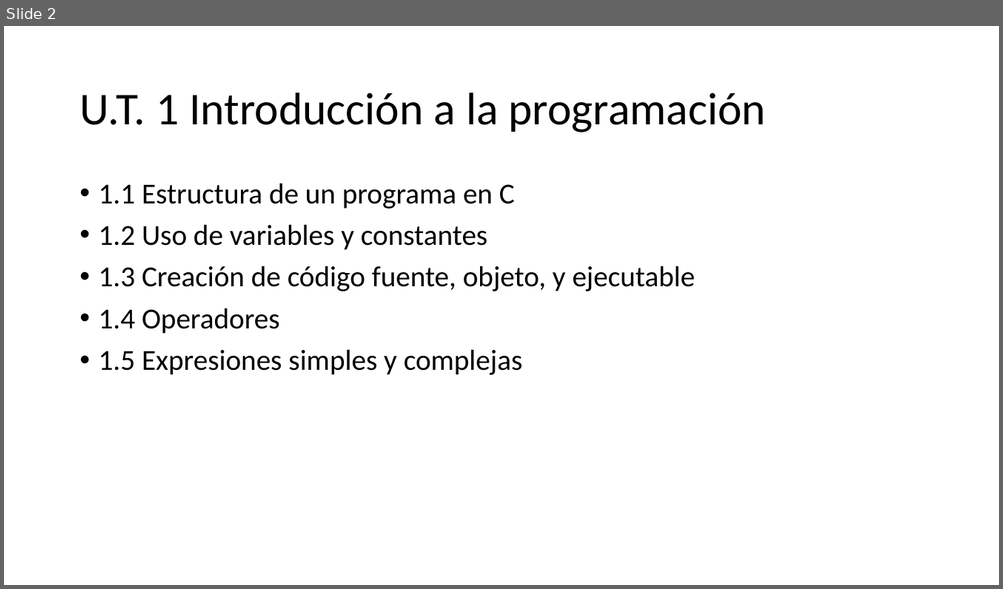
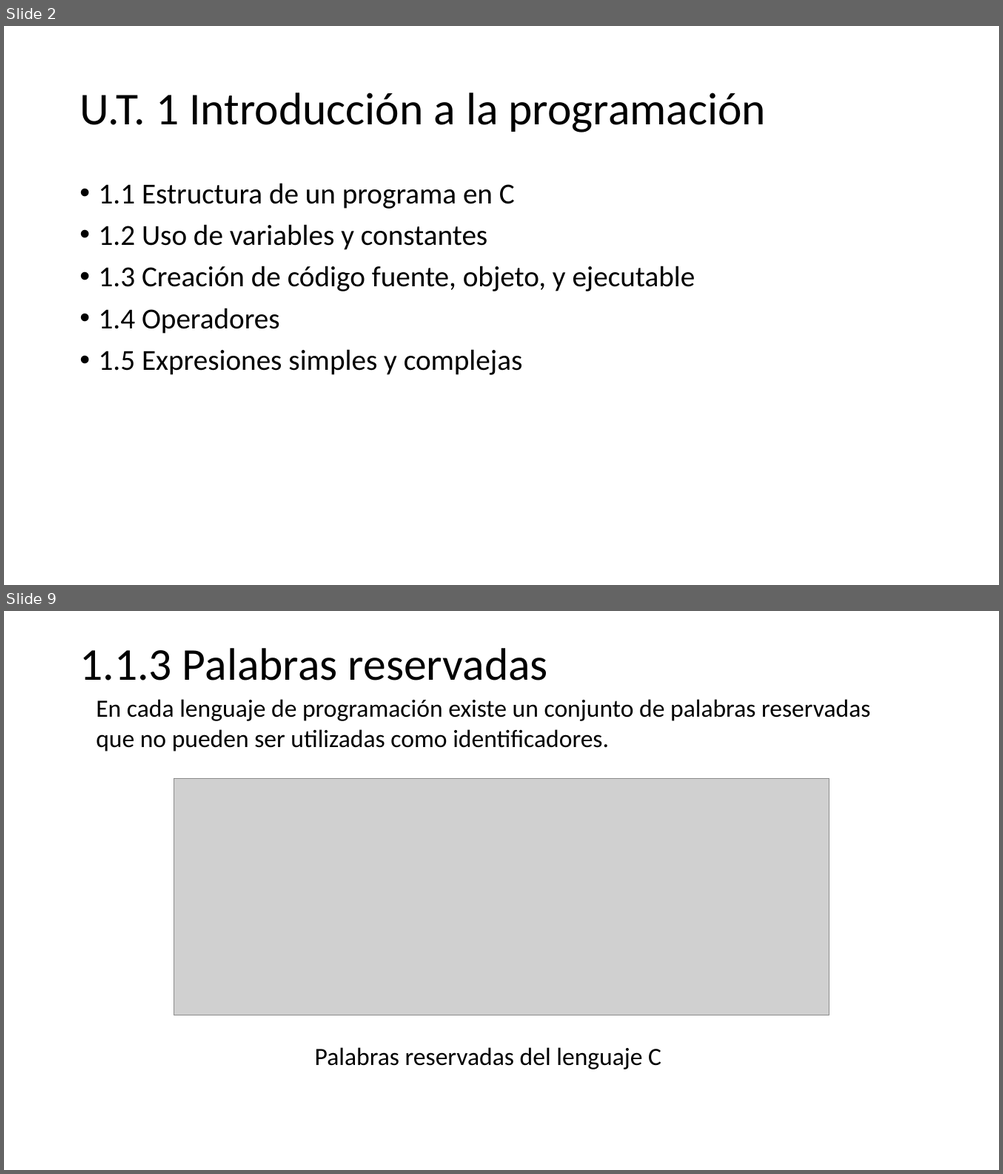
Before and after one commit to programacionestructurada/2021-2, a slide deck: U1_Introduccion_a_la_programacion/U1.pptx. Shown one above the other, each under a label of ours: slide 2 before the commit, slides 2 and 9 after it; the slides between them are not shown. The pictures are 1003x589 and 1003x1174 pixels, drawn with LibreOffice and Linux fonts; fonts in the diff are those of the drawing; grey boxes stand for pictures. Boxes give left, top, right and bottom in pixels: in the first picture for what was removed or moved away, otherwise in the second. Text is boxed around its words. In the diff, an @@ line names an element or a change of style, - is before the commit and + after.

```diff
--- a/U1_Introduccion_a_la_programacion/U1.pptx
+++ b/U1_Introduccion_a_la_programacion/U1.pptx
@@ slide 9 added at <box>4,611,999,1170</box>, background #FFFFFF @@
@@ title added at <box>79,648,548,681</box>, 44 pt, text #000000 @@
+1.1.3 Palabras reservadas
@@ text added at <box>96,699,870,752</box>, 24 pt, text #000000 @@
+En cada lenguaje de programación existe un conjunto de palabras reservadas
+que no pueden ser utilizadas como identificadores.
@@ picture added at <box>174,778,828,1015</box> @@
@@ text added at <box>315,1048,661,1070</box>, 24 pt, text #000000 @@
+Palabras reservadas del lenguaje C
```
Also in this commit, not shown: 1 slide changed, 8 other slides added, 1 slide removed, 1 other file.
